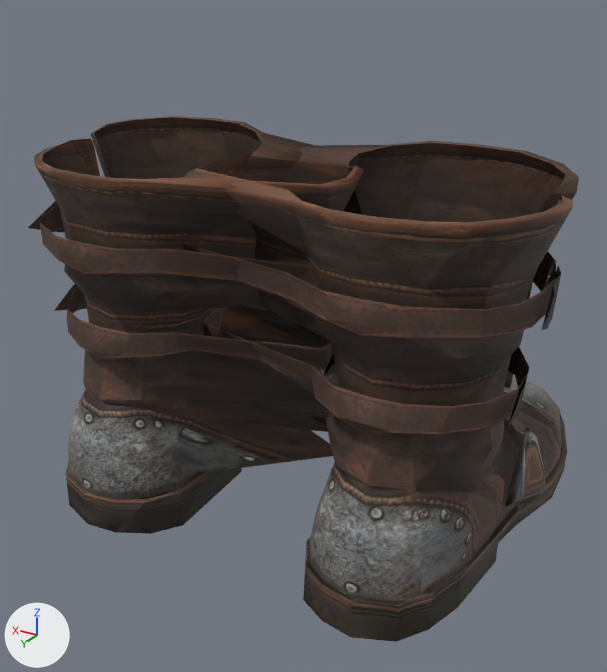
One commit to the glTF model godot-client/assets/actors/native/equipment/militia_greaves_01.glb: the scene before it, then after it.
Both versions are drawn from a 50 mm camera at (-0.362, 0.659, 0.445) aimed at (0.008, 0.042, 0.136). The lights are fixed; the arrows at lower left show +X, +Y and +Z. The older version comes first. Vertices at exactly the same position are counted once.

Names of what the first picture shows: 'Shinplate Boots'.
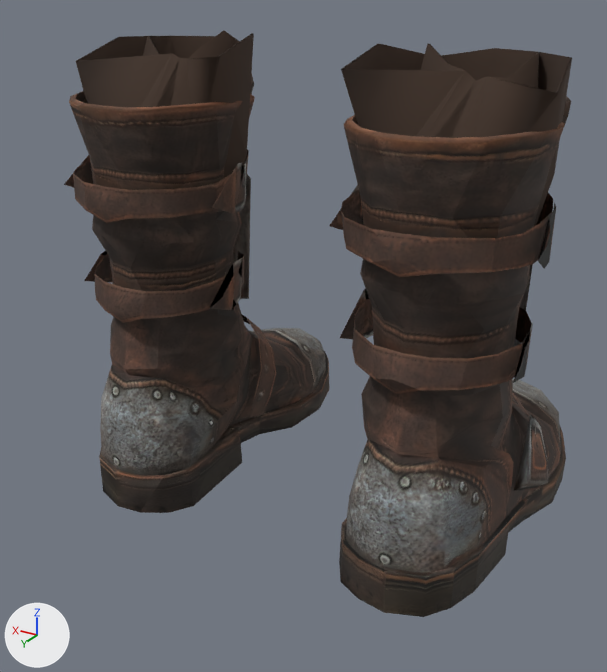
Diff of the bpy script that builds the scene:
```diff
--- a/godot-client/assets/actors/native/equipment/militia_greaves_01.glb.py
+++ b/godot-client/assets/actors/native/equipment/militia_greaves_01.glb.py
@@ mat_shinplate_boots_backing @@
+mat_shinplate_boots_backing = principled_material('Shinplate Boots Backing')
+mat_shinplate_boots_backing.base_color = (0.0545, 0.0319, 0.0212)  # brown #423228
+mat_shinplate_boots_backing.roughness = 1.0
@@ me_shinplate_boots @@
 # used by ob_shinplate_boots; location = (0.0, 0.0, 0.0)
-me_shinplate_boots.from_pydata(...)  # 844 vertices, 1287 faces; spans x -0.237..0.23, y -0.2..0.218, z -0.013..0.32
+me_shinplate_boots.from_pydata(...)  # 844 vertices, 1287 faces; spans x -0.22..0.22, y -0.191..0.167, z -0.026..0.369
+# me_shinplate_boots part 1: the loose piece of 7 vertices spanning x 0.205..0.215, y 0.08..0.151, z 0.145..0.178 is scaled about its middle by (0.815, 0.903, 1.19), then moved by (-0.003, -0.035, 0.02)
+# me_shinplate_boots part 2: the loose piece of 29 vertices spanning x 0.055..0.226, y -0.027..0.08, z 0.021..0.108 is scaled about its middle by (0.84, 0.889, 1.19), then moved by (0.008, -0.026, 0.001)
+# me_shinplate_boots part 3: the loose piece of 7 vertices spanning x -0.076..-0.057, y 0.069..0.148, z 0.221..0.258 is scaled about its middle by (0.754, 0.895, 1.19), then moved by (0.129, -0.033, 0.034)
+# me_shinplate_boots part 4: the loose piece of 7 vertices spanning x -0.22..-0.209, y 0.078..0.149, z 0.145..0.179 is scaled about its middle by (0.766, 0.905, 1.19), then moved by (0.008, -0.032, 0.02)
+# me_shinplate_boots part 5: the loose piece of 8 vertices spanning x -0.237..-0.221, y 0.076..0.154, z 0.222..0.256 is scaled about its middle by (0.758, 0.895, 1.19), then moved by (0.015, -0.033, 0.034)
+# me_shinplate_boots part 6: 786 of 844 vertices moved; they spanned x -0.234..0.23, y -0.2..0.218, z -0.013..0.32 and now span x -0.22..0.219, y -0.191..0.167, z -0.026..0.369; mean shift (0.002, -0.029, 0.015); largest move (-0.064, 0.091, 0.057) -> (0.076, 0.059, 0.056)
 me_shinplate_boots.materials.append(mat_shinplate_boots_base)
@@ me_generatedbootbackingwithlegs @@
+me_generatedbootbackingwithlegs.from_pydata(...)  # 690 vertices, 1364 faces; spans x -0.199..0.2, y -0.158..0.139, z -0.025..0.401
+me_generatedbootbackingwithlegs.materials.append(mat_shinplate_boots_backing)  # brown #423228
@@ me_generatedbootbacking @@
+me_generatedbootbacking.from_pydata(...)  # 690 vertices, 1364 faces; spans x -0.214..0.213, y -0.158..0.139, z -0.025..0.4
+me_generatedbootbacking.materials.append(mat_shinplate_boots_backing)  # brown #423228
@@ ob_generatedbootbackingwithlegs @@
+ob_generatedbootbackingwithlegs = bpy.data.objects.new('GeneratedBootBackingWithLegs', me_generatedbootbackingwithlegs)
+ob_generatedbootbackingwithlegs.location = (0.0, 0.0, 0.0)
@@ ob_generatedbootbacking @@
+ob_generatedbootbacking = bpy.data.objects.new('GeneratedBootBacking', me_generatedbootbacking)
+ob_generatedbootbacking.location = (0.0, 0.0, 0.0)
```

What differs and where, as boxes [x1, y1, x2, y2] in the pictures (607 x 672 px; the box of a moved part takes in the faces that stretch with it):
'Shinplate Boots', reshaped (8% narrower)
    before: [28, 116, 579, 642]
    after: [64, 73, 571, 617]
'GeneratedBootBacking', added (brown)
    after: [76, 33, 572, 226]
'GeneratedBootBackingWithLegs', added (brown)
    after: [141, 31, 539, 138]
part 1 of me_shinplate_boots, moved or reshaped (mostly hidden)
    before: [54, 284, 87, 311]
    after: [84, 250, 113, 283]
part 2 of me_shinplate_boots, moved or reshaped (mostly hidden before)
    before: [262, 361, 279, 372]
    after: [242, 315, 277, 418]
part 3 of me_shinplate_boots, moved or reshaped (not visible before)
    after: [212, 161, 246, 214]
part 4 of me_shinplate_boots, moved or reshaped
    before: [507, 363, 530, 428]
    after: [513, 322, 533, 383]
part 5 of me_shinplate_boots, moved or reshaped
    before: [541, 266, 561, 330]
    after: [538, 202, 556, 269]
part 6 of me_shinplate_boots, moved or reshaped
    before: [28, 116, 579, 642]
    after: [64, 73, 571, 617]
